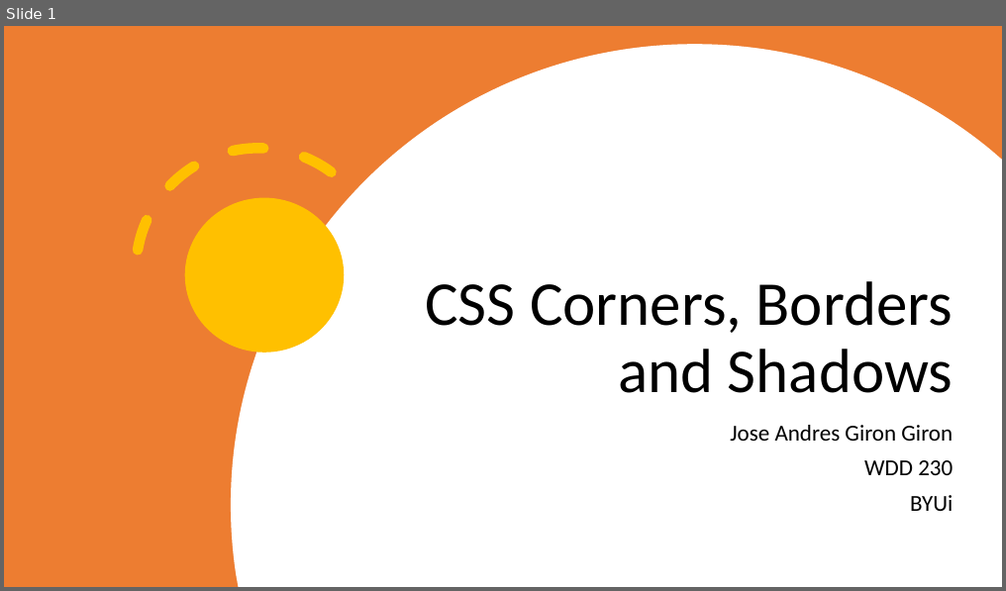
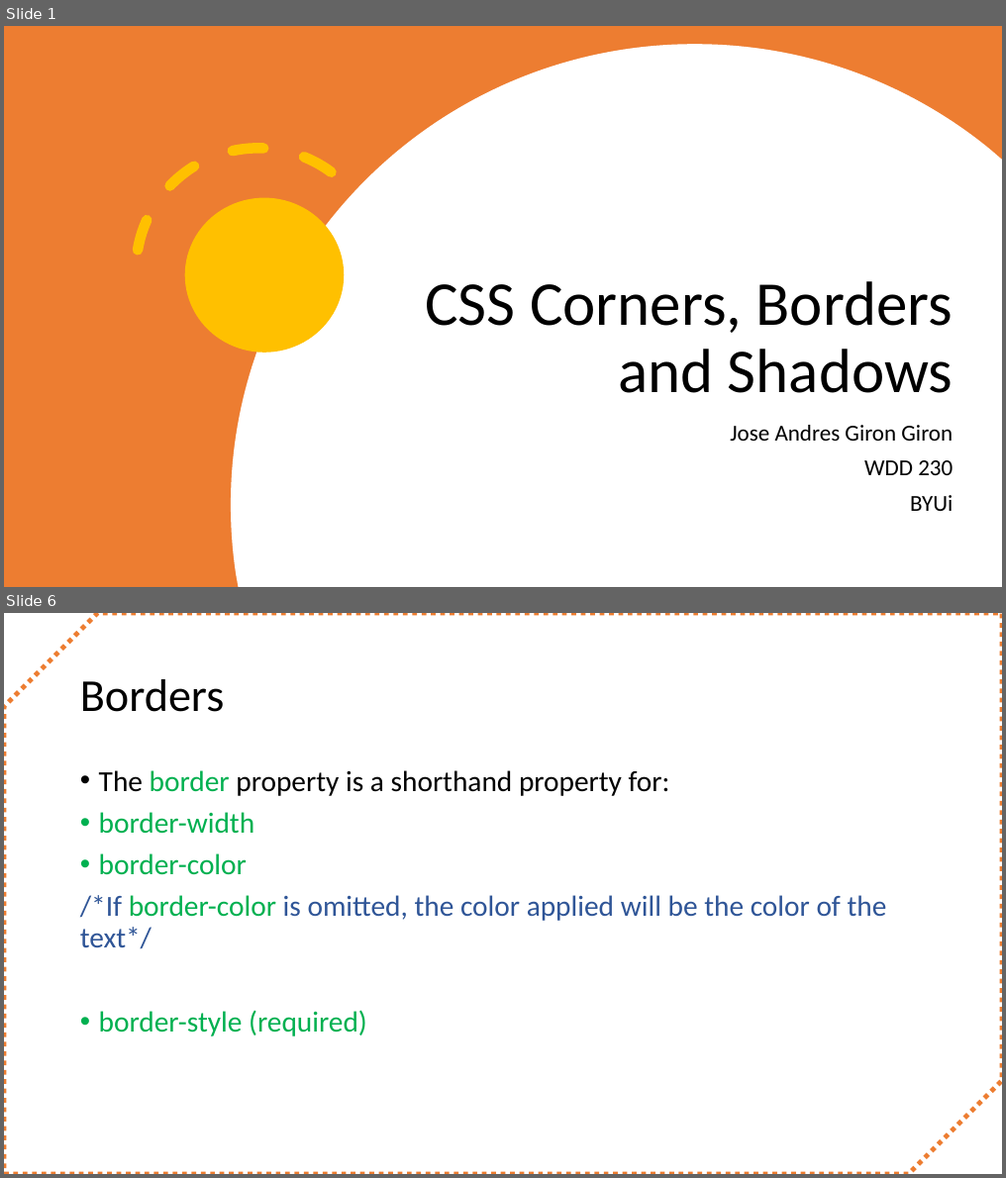
Before and after one commit to JoseAndresGGiron/wdd230, a slide deck: Student Presentation/CSS Corners, Borders and Shadows.pptx. Shown one above the other, each under a label of ours: slide 1 before the commit, slides 1 and 6 after it; the slides between them are not shown. The pictures are 1006x591 and 1006x1178 pixels, drawn with LibreOffice and Linux fonts; fonts in the diff are those of the drawing. Boxes give left, top, right and bottom in pixels: in the first picture for what was removed or moved away, otherwise in the second. Text is boxed around its words. In the diff, an @@ line names an element or a change of style, - is before the commit and + after.

```diff
--- a/Student Presentation/CSS Corners, Borders and Shadows.pptx
+++ b/Student Presentation/CSS Corners, Borders and Shadows.pptx
@@ slide 6 added at [4,613,1002,1174], background #FFFFFF @@
@@ snip diag rect added at [4,613,1002,1174], fill #FFFFFF, outline #ED7D31 4.5 pt dashed @@
@@ title added at [80,679,225,712], 44 pt, text #000000 @@
+Borders
@@ text added at [80,770,887,1037], 28 pt, text #00B050 @@
+• The border property is a shorthand property for:
+• border-width
+• border-color
+/*If border-color is omitted, the color applied will be the color of the text*/
+• border-style (required)
```
Also in this commit, not shown: 4 slides changed, 4 other slides added, 2 slides removed, 9 other files.
